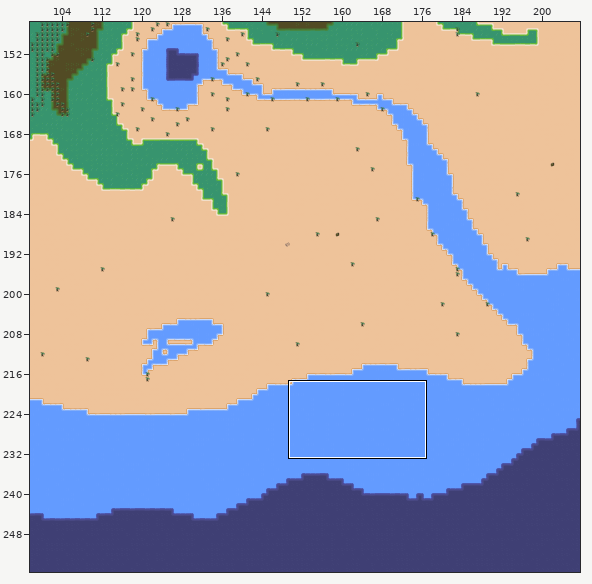
An edit to a level. Tiled map, map/solidity.tmx. The picture above shows the old version from afar; the outline marks the close-up.
Close-up. Before the edit:
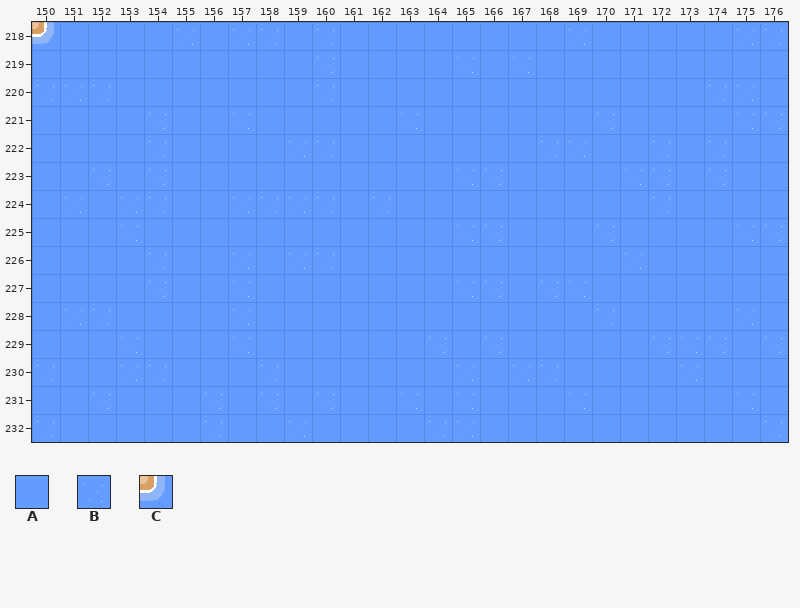
Cells are 32x32 px. Shown: x 150..176, y 218..232. The commit also changed other parts of the map, which this record leaves out. Tiles whose own drawing changed are shown in their newer look in all pictures.
Key: from "solidterrain": A 0, B 16, C 114.
_ is an empty cell.
Layer "terrain" before, first column x 150:
218 CAAAABABBABAAAAAAAABAAAAABB
219 AAAAAAAAAABAAAABABAAAAAAAAA
220 BBBAAAAAAABAAAAAAAAAAAAABBA
221 AAAABAABAAAAABAAAAAABAAAABB
222 AAAABAAAABBAAAAAAABBAABABAA
223 AABABAAAAAAAAAABBAAAABBABAA
224 ABABBAABBBBABAAAAAAAAABAAAA
225 AAABAAAAAAAAAAABBAAABAAAABB
226 AAAABAABABBAAAAAAAAAABAAAAA
227 AAAABAABAAAAAAABBABBAAAAAAA
228 ABBAAAABAAAAAAAAAAAABAAAABA
229 AAABAAABAAAAAABABAAAAABBBAB
230 BAABBAAABAAAAAABABBAAAABAAA
231 AABAAABABABAABABAAABAAAAABA
232 BAAAAABAABAAAABBAAAAAAAAAAB
The result:
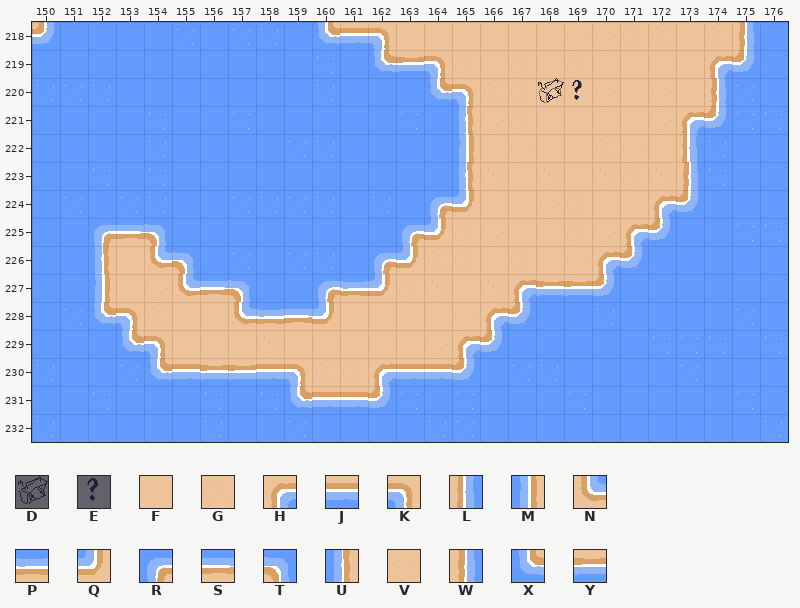
Further tiles: from "basic-sprites": D 8 "Palm", E 9 "Palm"; from "solidterrain": F 1, G 17, H 32, J 33, K 34, L 48, M 50, N 64, P 65, Q 66, R 80, S 81, T 82, U 96, V 97, W 98, X 112, Y 113.
Difference:
Layer "terrain":
y 218: x 160..175 BAAAAAAAABAAAAAB -> XJKFFFFFFVVGGFGW
y 219: x 162..175 AAABABAAAAAAAA -> XYKGFGFGFFFFHC
y 220: x 164..174 AAAAAAAAAAB -> XKGGFFVFVFW
y 221: x 165..174 AAAAABAAAA -> UVGFFFFVHC
y 222: x 165..173 AAABBAABA -> MFVFFGVFL
y 223: x 165..173 BBAAAABBA -> UGFGFGGGW
y 224: x 164..173 AAAAAAAABA -> RQFFVGFFHC
y 225: x 152..154 ABA -> RST; x 163..172 AABBAAABAA -> RQGVFFGVHC
y 226: x 152..155 AABA -> UFNT; x 162..171 AAAAAAAAAB -> RQGGFGFVHC
y 227: x 152..157 AABAAB -> MFVNST; x 160..170 AAAAABBABBA -> RPQGGFGHYYC
y 228: x 152..167 BAAAABAAAAAAAAAA -> XKGFFNPSQFFFFVHC
y 229: x 153..166 BAAABAAAAAABAB -> XKFFFGFFFFFVHC
y 230: x 154..165 BAAABAAAAAAB -> XJYYJKGGHJJC
y 231: x 159..162 ABAA -> XJJC
Layer "flora":
y 220: x 168..169 __ -> DE
Pixel boxes of the changes (left, top, right, bottom) in both close-ups:
changed: (93, 22, 754, 409)
